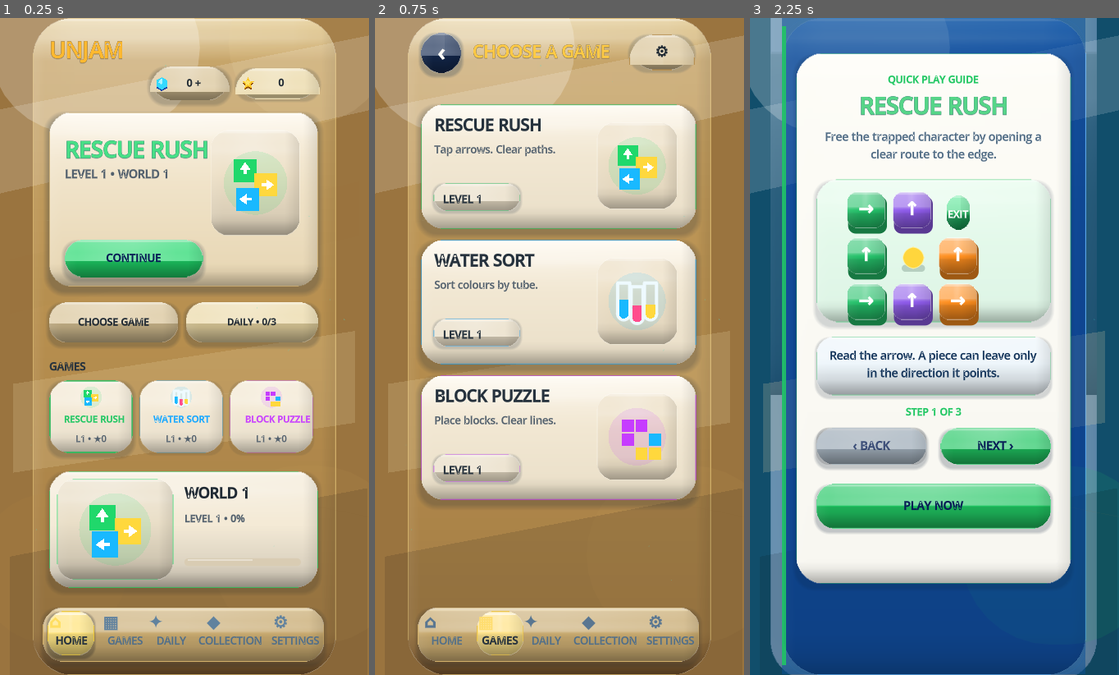
Above: before the commit, frames 1-3 (left to right).
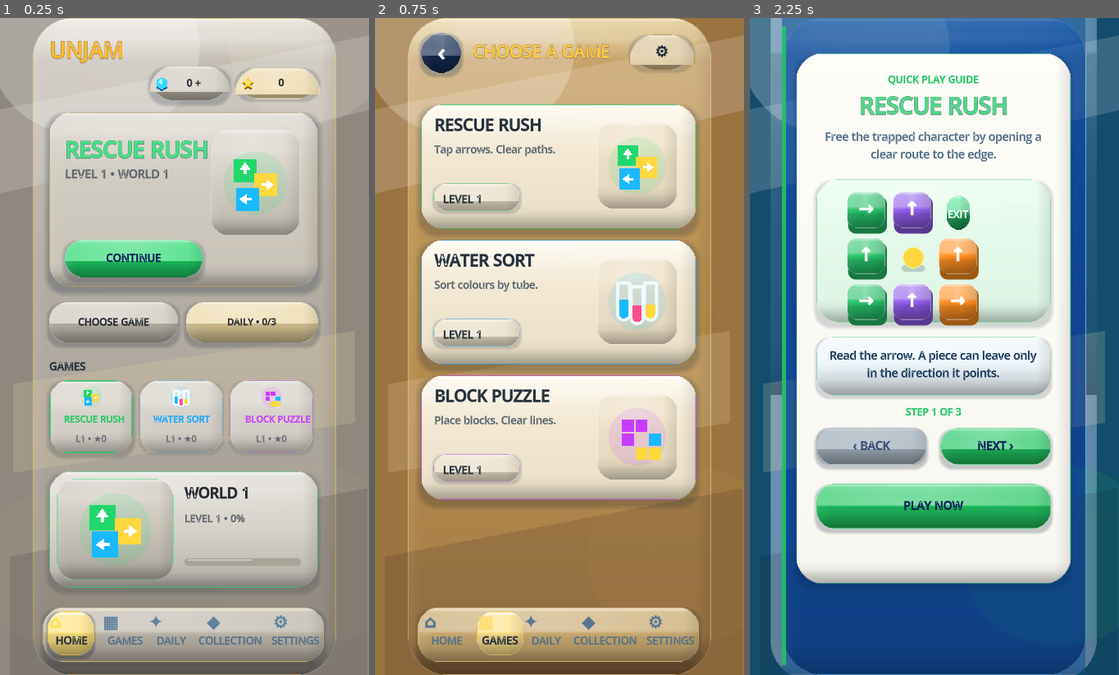
Above: after the commit, the same moments.

Repository: eghosa001/unjam
Game: Godot game, scene res://scenes/Main.tscn
The game is run twice, just before and just after one commit, with the same random seed, the same clock (stepped at 60 frames per second) and the same inputs.
Inputs:
- Up to frame 1 (0.25 s): no input
- Up to frame 2 (0.75 s): click "CHOOSE GAME" at 0.5 s
- Up to frame 3 (2.25 s): click "‹" at 1.25 s; click "CONTINUE" at 2 s

The runs differ from the first frame. In frame 1, 71% of the frame differs, in the area x 0-100%, y 0-100%; in frame 2, nothing differs; in frame 3, nothing differs.

Commit message:
Align Home with neutral premium visual system

Diff:
--- a/scripts/ui/premium_home_direct_levels.gd
+++ b/scripts/ui/premium_home_direct_levels.gd
@@ -4,29 +4,29 @@
 
 const RefCanvas = preload("res://scripts/ui/figma_reference_canvas.gd")
 
-const BG_TOP := Color("#e6d4aa")
-const BG_MID := Color("#c3a064")
-const BG_BOTTOM := Color("#9a743f")
-const NAVY := Color("#1f2933")
+const BG_TOP := Color("#e9e5dd")
+const BG_MID := Color("#b9b2a7")
+const BG_BOTTOM := Color("#8f887f")
+const NAVY := Color("#252a30")
 const INK := Color("#26323d")
-const MUTED := Color("#52606d")
+const MUTED := Color("#62676e")
 const BLUE := Color(0.03, 0.43, 0.78)
 const CYAN := Color(0.14, 0.68, 1.0)
 const ORANGE := Color(1.0, 0.55, 0.12)
 const GOLD := Color(1.0, 0.84, 0.24)
 const OFF_WHITE := Color(1.0, 0.995, 0.97)
-const DARK_TOP := Color("#4b3a27")
-const DARK_MID := Color("#382b1d")
-const DARK_BOTTOM := Color("#2a2118")
-const DARK_CARD := Color("#33281c")
+const DARK_TOP := Color("#363636")
+const DARK_MID := Color("#272727")
+const DARK_BOTTOM := Color("#1f1f1f")
+const DARK_CARD := Color("#252525")
 const DARK_INK := Color("#f5f7fa")
 const DARK_MUTED := Color("#a7b1bc")
-const SCENE_TOP := Color("#e2c98f")
-const SCENE_MID := Color("#b89050")
-const SCENE_BOTTOM := Color("#805b31")
-const DARK_SCENE_TOP := Color("#4b3a27")
-const DARK_SCENE_MID := Color("#382b1d")
-const DARK_SCENE_BOTTOM := Color("#2a2118")
+const SCENE_TOP := Color("#e4dfd5")
+const SCENE_MID := Color("#b3aca2")
+const SCENE_BOTTOM := Color("#80786e")
+const DARK_SCENE_TOP := Color("#363636")
+const DARK_SCENE_MID := Color("#272727")
+const DARK_SCENE_BOTTOM := Color("#1f1f1f")
 
 var figma_canvas: FigmaReferenceCanvas
 
@@ -75,7 +75,7 @@
 	brand_title.name = "HomeBrandTitle3D"
 	RefCanvas.style_display_title(brand_title, Color("#ffb92f"), Color("#071d55"), 2)
 
-	home_coin_button = _add_action(canvas, Rect2(151, 62, 102, 44), Color("#d8c294"), "   %s +" % _compact_number(EconomyManager.balance()), 12, NAVY, Callable(self, "_open_shop"), 20)
+	home_coin_button = _add_action(canvas, Rect2(151, 62, 102, 44), Color("#cbc4b8"), "   %s +" % _compact_number(EconomyManager.balance()), 12, NAVY, Callable(self, "_open_shop"), 20)
 	home_coin_button.name = "HomeCoinShopButton"
 	RefCanvas.add_collectible_gem(canvas, Vector2(166, 84), 8.0, "HomeCurrencyGem3D")
 	_add_pill(canvas, Rect2(261, 64, 108, 40), Color("#ead7a3"), "   %s" % _compact_number(MultiGameManager.total_stars(selected_game)), 12, NAVY, "HomeSelectedGameStars")
@@ -97,13 +97,13 @@
 	var top := DARK_SCENE_TOP if _home_dark() else SCENE_TOP
 	var middle := DARK_SCENE_MID if _home_dark() else SCENE_MID
 	var bottom := DARK_SCENE_BOTTOM if _home_dark() else SCENE_BOTTOM
-	var border := Color("#80613b") if _home_dark() else Color("#d2b06a")
+	var border := Color("#5b5347") if _home_dark() else Color("#d2b06a")
 	bg.add_theme_stylebox_override("panel", RefCanvas.rounded_gradient3(top, middle, bottom, 34, border, 1, 0.48))
 	RefCanvas.set_rect(bg, 0, 0, 390, 844)
 	bg.mouse_filter = Control.MOUSE_FILTER_IGNORE
 	canvas.add_child(bg)
 	RefCanvas.add_world_depth(canvas, Color("#59636f") if _home_dark() else Color("#9aa4ae"), _home_dark(), 0.0, "HomeWorldDepth")
-	RefCanvas.add_scene_backdrop_layers(canvas, Color("#80613b") if _home_dark() else Color("#c49b55"), _home_dark(), "Home")
+	RefCanvas.add_scene_backdrop_layers(canvas, Color("#5b5347") if _home_dark() else Color("#b7aa91"), _home_dark(), "Home")
 	var home_key_light := canvas.get_node_or_null("HomeKeyLight")
 	var home_accent_glow := canvas.get_node_or_null("HomeAccentGlow")
 	if home_key_light != null:
@@ -117,7 +117,7 @@
 	halo_a.name = "HomeBackdropHaloTop"
 	halo_a.mouse_filter = Control.MOUSE_FILTER_IGNORE
 	halo_a.modulate.a = 0.12 if not _home_dark() else 0.10
-	halo_a.add_theme_stylebox_override("panel", RefCanvas.solid_box(Color("#f0d89e") if not _home_dark() else Color("#6b4f2d"), 110))
+	halo_a.add_theme_stylebox_override("panel", RefCanvas.solid_box(Color("#efe5cf") if not _home_dark() else Color("#48433c"), 110))
 	RefCanvas.set_rect(halo_a, 252, -72, 208, 208)
 	canvas.add_child(halo_a)
 	canvas.move_child(halo_a, 1)
@@ -126,7 +126,7 @@
 	halo_b.name = "HomeBackdropHaloBottom"
 	halo_b.mouse_filter = Control.MOUSE_FILTER_IGNORE
 	halo_b.modulate.a = 0.10 if not _home_dark() else 0.08
-	halo_b.add_theme_stylebox_override("panel", RefCanvas.solid_box(Color("#b88a45") if not _home_dark() else Color("#3d2b1c"), 105))
+	halo_b.add_theme_stylebox_override("panel", RefCanvas.solid_box(Color("#b9a783") if not _home_dark() else Color("#302d29"), 105))
 	RefCanvas.set_rect(halo_b, -72, 610, 194, 194)
 	canvas.add_child(halo_b)
 	canvas.move_child(halo_b, 1)
@@ -134,7 +134,7 @@
 	var ribbon := Polygon2D.new()
 	ribbon.name = "HomeBackdropRibbon"
 	ribbon.polygon = PackedVector2Array([Vector2(-30,310),Vector2(420,210),Vector2(420,280),Vector2(-30,380)])
-	ribbon.color = Color("#8a642e", 0.035 if not _home_dark() else 0.045)
+	ribbon.color = Color("#8c8376", 0.035 if not _home_dark() else 0.045)
 	canvas.add_child(ribbon)
 	canvas.move_child(ribbon, 1)
 
@@ -143,9 +143,9 @@
 	var hero := PanelContainer.new()
 	hero.name = "FigmaHomeHero"
 	if _home_dark():
-		hero.add_theme_stylebox_override("panel", RefCanvas.rounded_gradient3(Color("#3a2d20"), Color("#302319"), Color("#261b13"), 20, Color("#80613b"), 1.2, 0.32))
+		hero.add_theme_stylebox_override("panel", RefCanvas.rounded_gradient3(Color("#2c2c2c"), Color("#262626"), Color("#1e1e1e"), 20, Color("#5b5347"), 1.2, 0.32))
 	else:
-		hero.add_theme_stylebox_override("panel", RefCanvas.rounded_gradient3(Color("#fffaf0"), Color("#f3e7cf"), Color("#e5d3ae"), 20, Color("#c8aa70"), 1.2, 0.30))
+		hero.add_theme_stylebox_override("panel", RefCanvas.rounded_gradient3(Color("#dedad2"), Color("#d3cec4"), Color("#c6c0b5"), 20, Color("#b89b61"), 1.2, 0.30))
 	RefCanvas.set_rect(hero, 21, 121, 346, 224)
 	hero.mouse_filter = Control.MOUSE_FILTER_IGNORE
 	canvas.add_child(hero)
@@ -181,7 +181,7 @@
 	canvas.add_child(preview_root)
 	var stage := PanelContainer.new()
 	stage.name = "FigmaHomeHeroPreview"
-	var stage_mid := Color("#33281c") if _home_dark() else Color("#eee1c8")
+	var stage_mid := Color("#252525") if _home_dark() else Color("#d6d1c7")
 	stage.add_theme_stylebox_override("panel", RefCanvas.rounded_gradient3(stage_mid.lightened(0.15), stage_mid, stage_mid.darkened(0.12), 16, Color(1,1,1,0.20), 1, 0.40))
 	RefCanvas.set_rect(stage, 229, 144, 115, 136)
 	stage.mouse_filter = Control.MOUSE_FILTER_IGNORE
@@ -193,7 +193,7 @@
 	preview_root.add_child(mark)
 
 func _add_quick_actions(canvas: Control) -> void:
-	var choose := _add_action(canvas, Rect2(21, 365, 166, 52), Color("#d8c294") if not _home_dark() else Color("#3a2d20"), "CHOOSE GAME", 12, NAVY if not _home_dark() else DARK_INK, Callable(self, "_open_game_selector"), 16)
+	var choose := _add_action(canvas, Rect2(21, 365, 166, 52), Color("#cbc4b8") if not _home_dark() else Color("#2c2c2c"), "CHOOSE GAME", 12, NAVY if not _home_dark() else DARK_INK, Callable(self, "_open_game_selector"), 16)
 	choose.name = "HomeChooseGameButton"
 	var main := get_parent()
 	var daily_done_count := 0
@@ -202,7 +202,7 @@
 			if bool(main.call("_daily_done", game_id)):
 				daily_done_count += 1
 	var daily_label := "DAILY • DONE" if daily_done_count >= MultiGameManager.GAME_IDS.size() else "DAILY • %d/3" % daily_done_count
-	var daily := _add_action(canvas, Rect2(197, 365, 170, 52), Color("#ead7a3") if not _home_dark() else Color("#3a2d20"), daily_label, 11, NAVY if not _home_dark() else DARK_INK, Callable(self, "_open_daily_games"), 16)
+	var daily := _add_action(canvas, Rect2(197, 365, 170, 52), Color("#ead7a3") if not _home_dark() else Color("#2c2c2c"), daily_label, 11, NAVY if not _home_dark() else DARK_INK, Callable(self, "_open_daily_games"), 16)
 	daily.name = "HomeDailyGamesButton"
 
 func _add_quick_switch(canvas: Control) -> void:
@@ -274,7 +274,7 @@
 	RefCanvas.add_shadow(root, showcase_rect, 20, Color(0.01,0.06,0.12,0.25 if _home_dark() else 0.16), 6, Vector2(0,5))
 	var panel := PanelContainer.new()
 	panel.name = "HomeWorldProgress"
-	var fill := Color("#33281c") if _home_dark() else Color("#f4ead6")
+	var fill := Color("#252525") if _home_dark() else Color("#d8d4cc")
 	var edge := Color(accent,0.76 if _home_dark() else 0.66)
 	panel.add_theme_stylebox_override("panel", RefCanvas.rounded_gradient3(fill.lightened(0.18), fill, fill.darkened(0.15), 20, edge, 1.5, 0.46))
 	RefCanvas.set_rect(panel, showcase_rect.position.x, showcase_rect.position.y, showcase_rect.size.x, showcase_rect.size.y)
@@ -286,7 +286,7 @@
 	# mode after its initial frames, so the Home screen keeps its idle budget.
 	var art_stage := PanelContainer.new()
 	art_stage.name = "HomeWorldShowcaseStage"
-	var stage_fill := Color("#2a2118") if _home_dark() else Color("#eadfc8")
+	var stage_fill := Color("#1f1f1f") if _home_dark() else Color("#cec8be")
 	art_stage.add_theme_stylebox_override("panel", RefCanvas.rounded_gradient3(stage_fill.lightened(0.10), stage_fill, stage_fill.darkened(0.15), 16, Color(accent,0.42), 1.0, 0.42))
 	RefCanvas.set_rect(art_stage, 31, 592, 150, 130)
 	art_stage.mouse_filter = Control.MOUSE_FILTER_IGNORE
@@ -310,7 +310,7 @@
 	progress.min_value = 0
 	progress.max_value = total
 	progress.value = completed_in_world
-	progress.add_theme_stylebox_override("background", RefCanvas.solid_box(Color("#2a2118") if _home_dark() else Color("#d9ccb3"), 6))
+	progress.add_theme_stylebox_override("background", RefCanvas.solid_box(Color("#1f1f1f") if _home_dark() else Color("#aaa397"), 6))
 	progress.add_theme_stylebox_override("fill", RefCanvas.solid_box(accent, 6))
 	RefCanvas.set_rect(progress, 195, 694, 150, 10)
 	root.add_child(progress)
@@ -327,8 +327,8 @@
 	var shell := PanelContainer.new()
 	shell.name = "HomeBottomNav3D"
 	RefCanvas.add_shadow(canvas, Rect2(13, 757, 362, 70), 18, Color(0.02, 0.10, 0.18, 0.16), 5, Vector2(0, 4))
-	var nav_fill := Color("#2a2117") if _home_dark() else Color("#c8aa70")
-	var nav_border := Color("#80613b") if _home_dark() else Color("#d2b06a")
+	var nav_fill := Color("#232323") if _home_dark() else Color("#bcb5a9")
+	var nav_border := Color("#5b5347") if _home_dark() else Color("#d2b06a")
 	shell.add_theme_stylebox_override("panel", RefCanvas.rounded_gradient3(nav_fill.lightened(0.12), nav_fill, nav_fill.darkened(0.10), 18, nav_border, 1, 0.40))
 	RefCanvas.set_rect(shell, 13, 757, 362, 70)
 	shell.mouse_filter = Control.MOUSE_FILTER_IGNORE
@@ -464,7 +464,7 @@
 
 func _switch_card_style(game_id: String, accent: Color) -> StyleBox:
 	var selected := game_id == selected_game
-	var card_fill := Color("#33281c") if _home_dark() else Color("#f4ead6")
+	var card_fill := Color("#252525") if _home_dark() else Color("#d8d4cc")
 	var border_width := 2.0 if selected else 1.0
 	var border_color := Color(accent, 0.78 if selected else 0.30)
 	return RefCanvas.rounded_gradient3(
